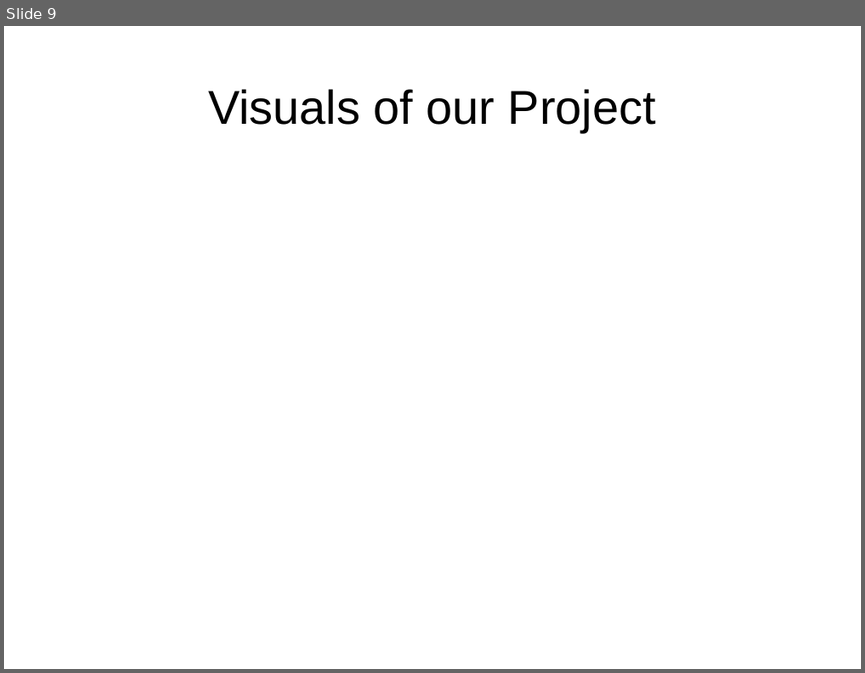
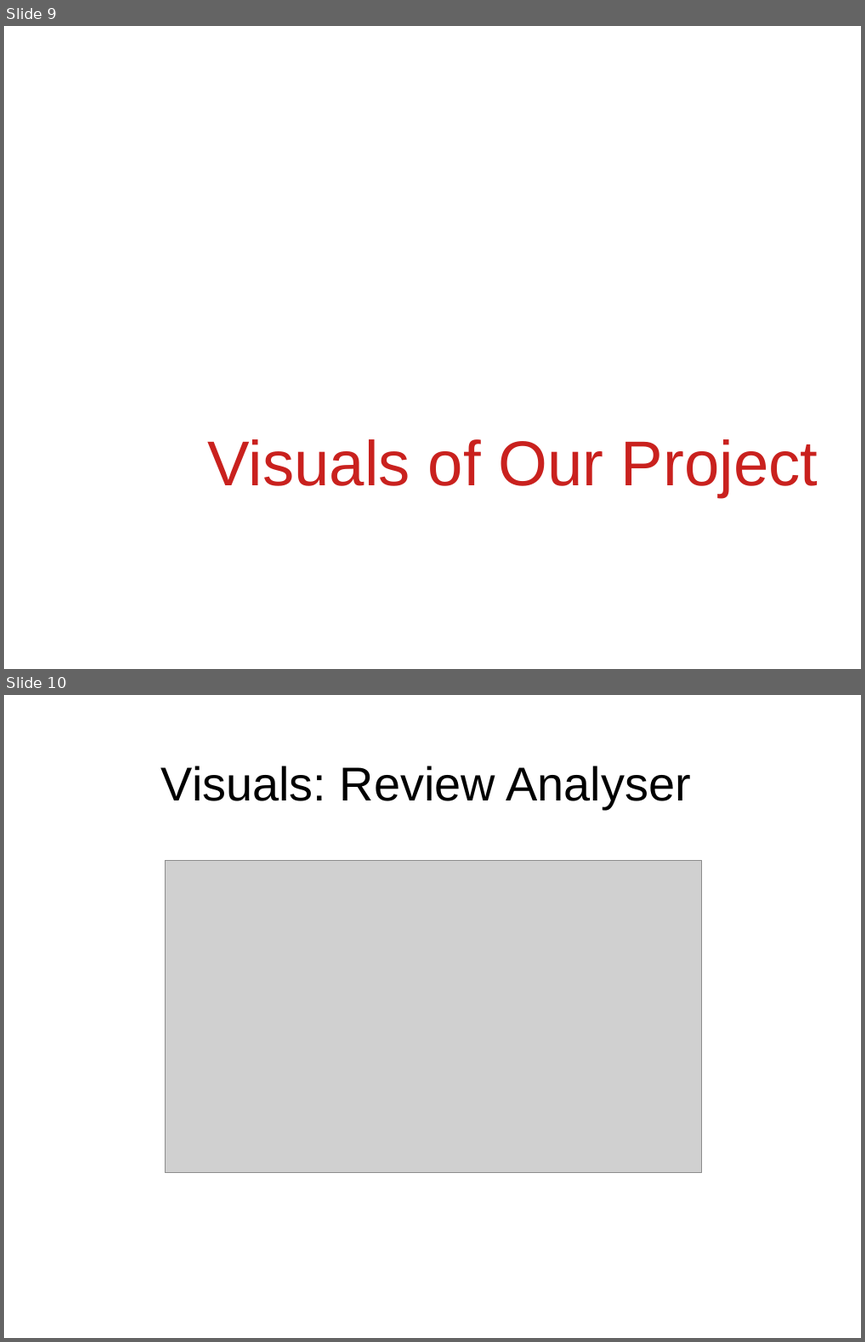
Before and after one commit to SaishaShetty/Machines-and-Sentiments, a slide deck: Project PPT.pptx. Shown one above the other, each under a label of ours: slide 9 before the commit, slides 9 and 10 after it. The pictures are 865x673 and 865x1342 pixels, drawn with LibreOffice and Linux fonts; fonts in the diff are those of the drawing; grey boxes stand for pictures; background and template pictures are left out. Boxes give left, top, right and bottom in pixels: in the first picture for what was removed or moved away, otherwise in the second. Text is boxed around its words. In the diff, an @@ line names an element or a change of style, - is before the commit and + after.

```diff
--- a/Project PPT.pptx
+++ b/Project PPT.pptx
@@ slide 10 added at [4,695,861,1338], background picture (left out) @@
@@ text added at [161,766,690,809], 44 pt, text #000000 @@
+Visuals: Review Analyser
@@ picture added at [165,861,702,1174] @@
@@ slide 9 changed as well @@
@@ text at [208,439,817,498]: text changed; size 44 to 58.6 pt; text colour #000000 to #C9211E @@
-Visuals of our Project
+Visuals of Our Project
```
Also in this commit, not shown: 9 other slides changed, 2 other slides added.
